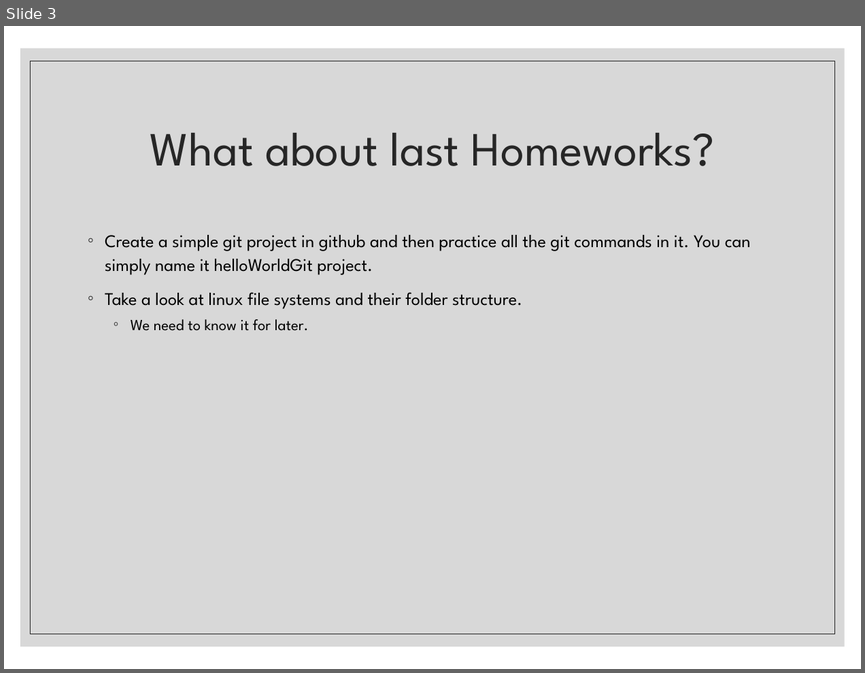
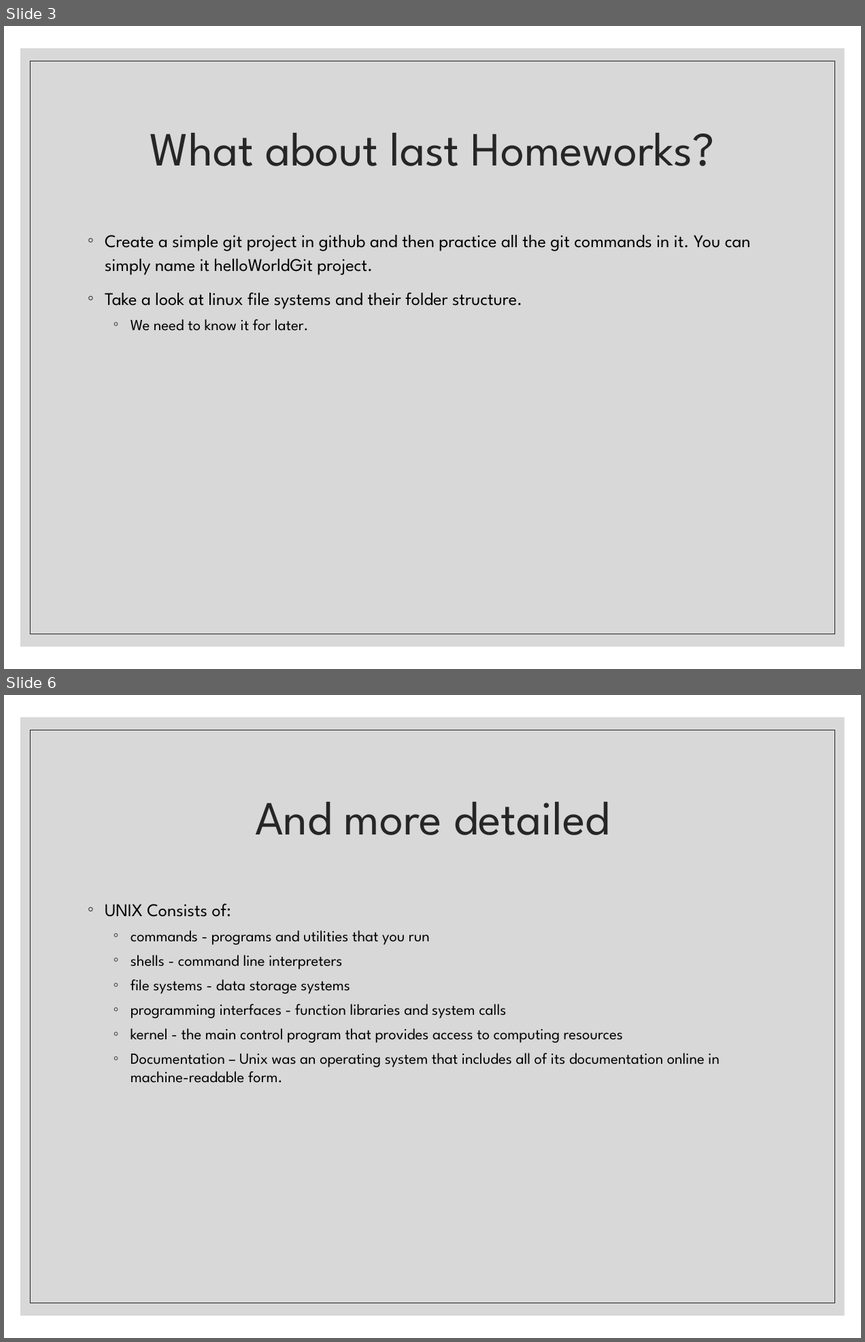
Before and after one commit to mostafa8026/ComputerProgramming-Basics, a slide deck: 02 - Linux 1.pptx. Shown one above the other, each under a label of ours: slide 3 before the commit, slides 3 and 6 after it; the slides between them are not shown. The pictures are 865x673 and 865x1342 pixels, drawn with LibreOffice and Linux fonts; fonts in the diff are those of the drawing. Boxes give left, top, right and bottom in pixels: in the first picture for what was removed or moved away, otherwise in the second. Text is boxed around its words. In the diff, an @@ line names an element or a change of style, - is before the commit and + after.

```diff
--- a/02 - Linux 1.pptx
+++ b/02 - Linux 1.pptx
@@ slide 6 added at bbox=[4, 695, 861, 1338], background #FFFFFF; not listed: 2 template elements that a slide beside it also shows @@
@@ title added at bbox=[255, 802, 609, 835], 40 pt, text #262626 @@
+And more detailed
@@ text added at bbox=[105, 903, 719, 1083], 13 pt, text #000000 @@
+◦ UNIX Consists of:
+  ◦ commands - programs and utilities that you run
+  ◦ shells - command line interpreters
+  ◦ file systems - data storage systems
+  ◦ programming interfaces - function libraries and system calls
+  ◦ kernel - the main control program that provides access to computing resources
+  ◦ Documentation – Unix was an operating system that includes all of its documentation online in machine-readable form.
```
Also in this commit, not shown: 1 slide changed, 10 other slides added, 1 other file.
